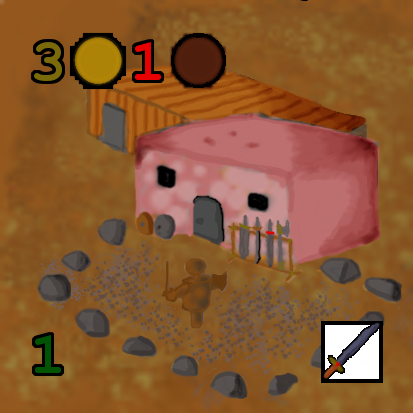
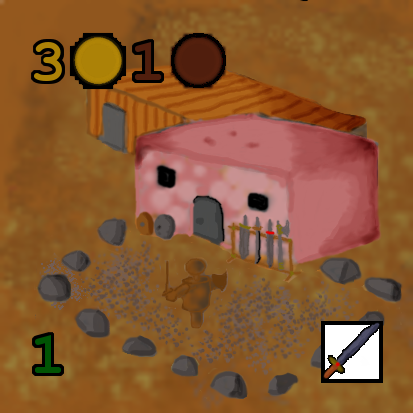
Layer changes from the first 413 × 413 image to the second:
renamed "1 #2" to "1", painted on it over [135, 42, 162, 80]
renamed "3 #1" to "3", painted on it over [34, 42, 62, 81]
